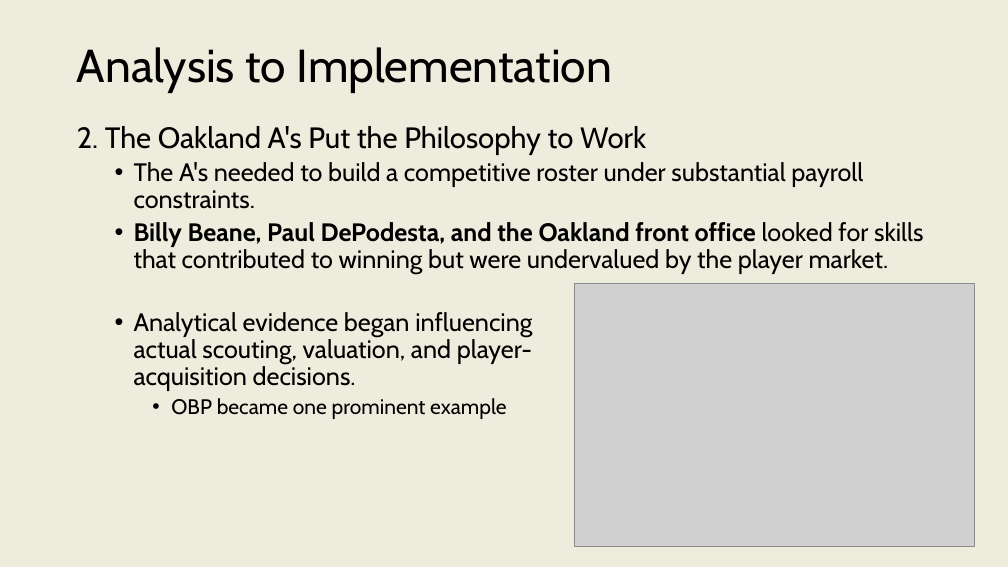
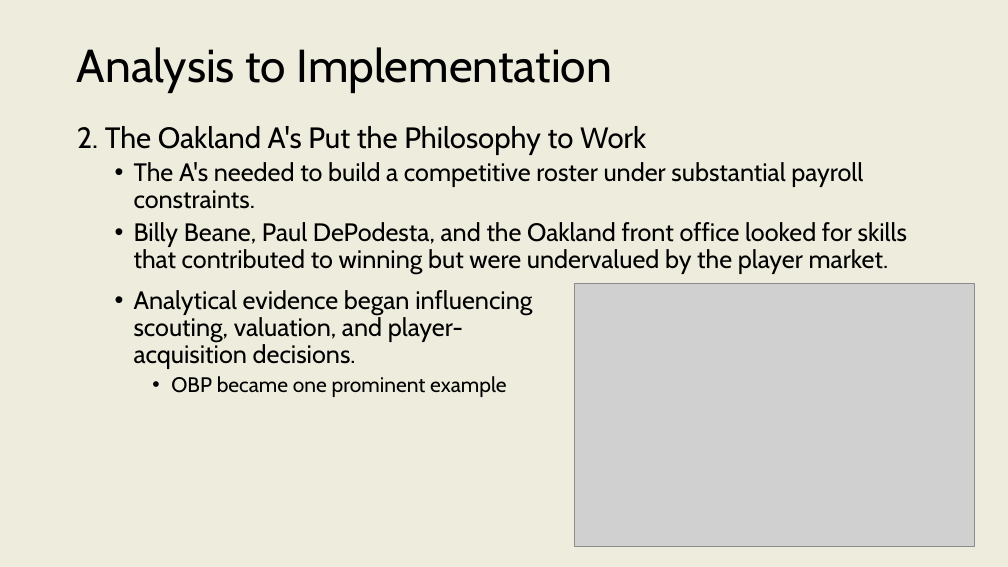
Before and after one commit to onishisaryu/HES-3000-Sports-Data-Analytics, a slide deck: slide 18 of pptx/Lecture1.pptx. Drawn at 1008x567 pixels with LibreOffice and Linux fonts; fonts in the diff are those of the drawing; grey boxes stand for pictures. Boxes give left, top, right and bottom in pixels: in the first picture for what was removed or moved away, otherwise in the second. Text is boxed around its words. In the diff, an @@ line names an element or a change of style, - is before the commit and + after.

```diff
--- a/pptx/Lecture1.pptx
+++ b/pptx/Lecture1.pptx
@@ text at (134,222,907,274): bold off in "Billy Beane, Paul DePodesta, and the Oakland ..." @@
@@ text "Analytical evidence began influencing scouting, ...": place and size @@
-text "Analytical evidence began influencing scouting, ..." at (134,312,532,419)
+text "Analytical evidence began influencing scouting, ..." at (134,290,532,397)
@@ text at (134,290,532,369): text changed @@
-  • Analytical evidence began influencing actual scouting, valuation, and player-acquisition decisions.
+  • Analytical evidence began influencing scouting, valuation, and player-acquisition decisions.
```
Also in this commit, not shown: 6 other slides changed, 6 other files.
